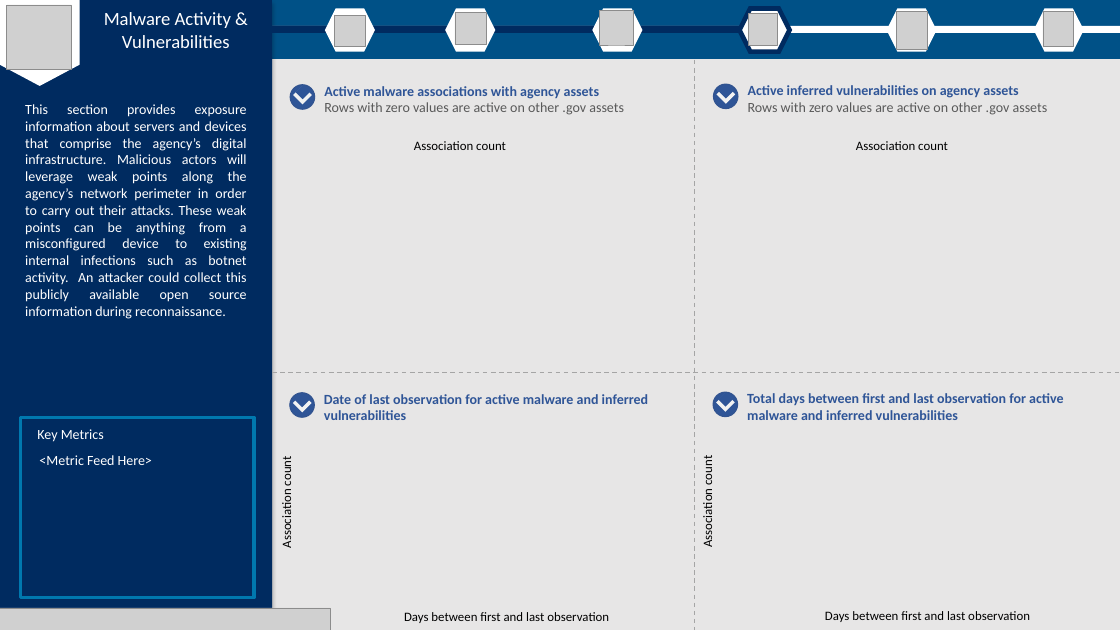
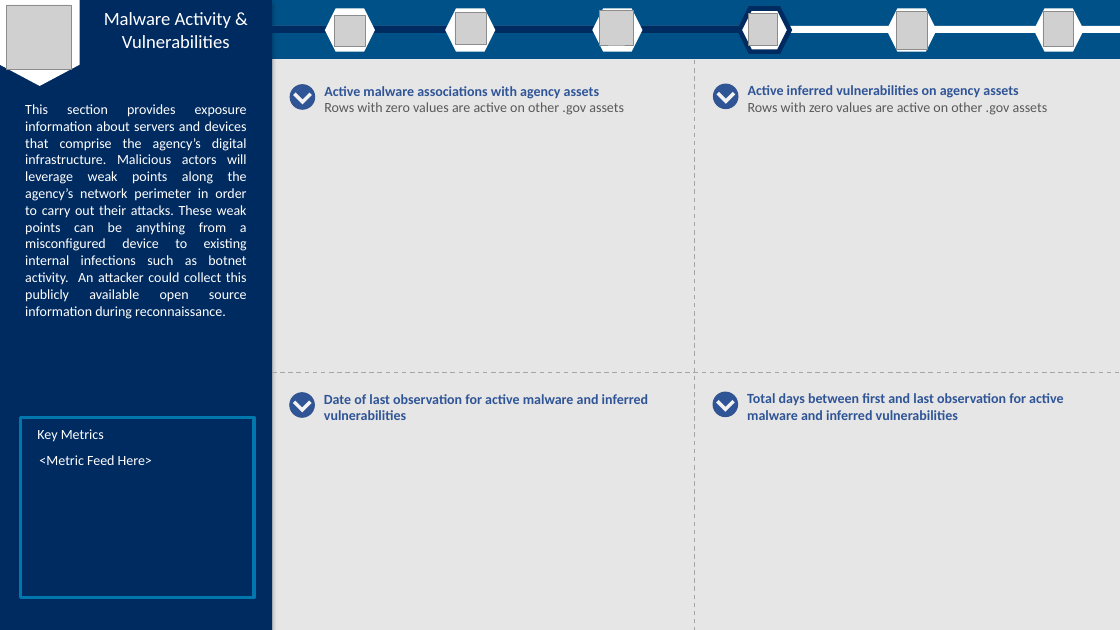
Before and after one commit to cisagov/pe-reports, a slide deck: slide 5 of src/pe_reports/data/shell/pe_shell.pptx. Drawn at 1120x630 pixels with LibreOffice and Linux fonts; fonts in the diff are those of the drawing; grey boxes stand for pictures. Boxes give left, top, right and bottom in pixels: in the first picture for what was removed or moved away, otherwise in the second. Text is boxed around its words. In the diff, an @@ line names an element or a change of style, - is before the commit and + after.

```diff
--- a/src/pe_reports/data/shell/pe_shell.pptx
+++ b/src/pe_reports/data/shell/pe_shell.pptx
@@ text removed at box(414, 141, 506, 150) @@
-Association count
@@ text removed at box(856, 141, 948, 150) @@
-Association count
@@ text removed at box(279, 459, 295, 547) @@
-Association count
@@ text removed at box(700, 460, 716, 546) @@
-Association count
@@ picture removed at box(0, 608, 331, 630) @@
@@ text removed at box(404, 612, 609, 623) @@
-Days between first and last observation
@@ text removed at box(825, 611, 1030, 622) @@
-Days between first and last observation
```
Also in this commit, not shown: 6 other slides changed, 57 other files.
